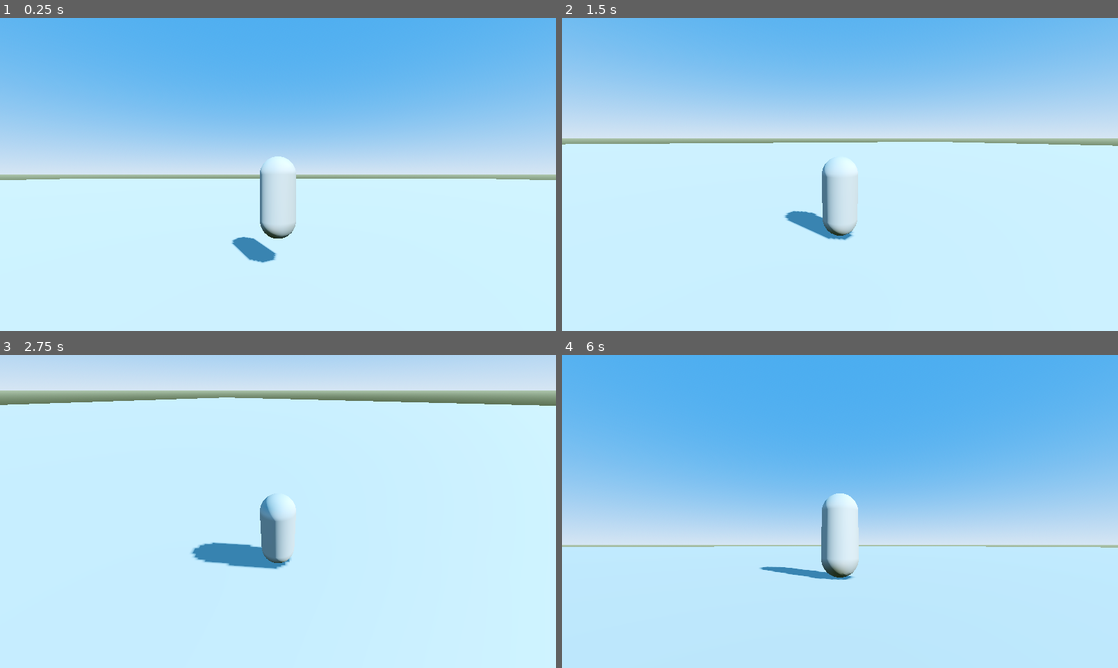
Above: before the commit, frames 1-4 (two rows, left to right).
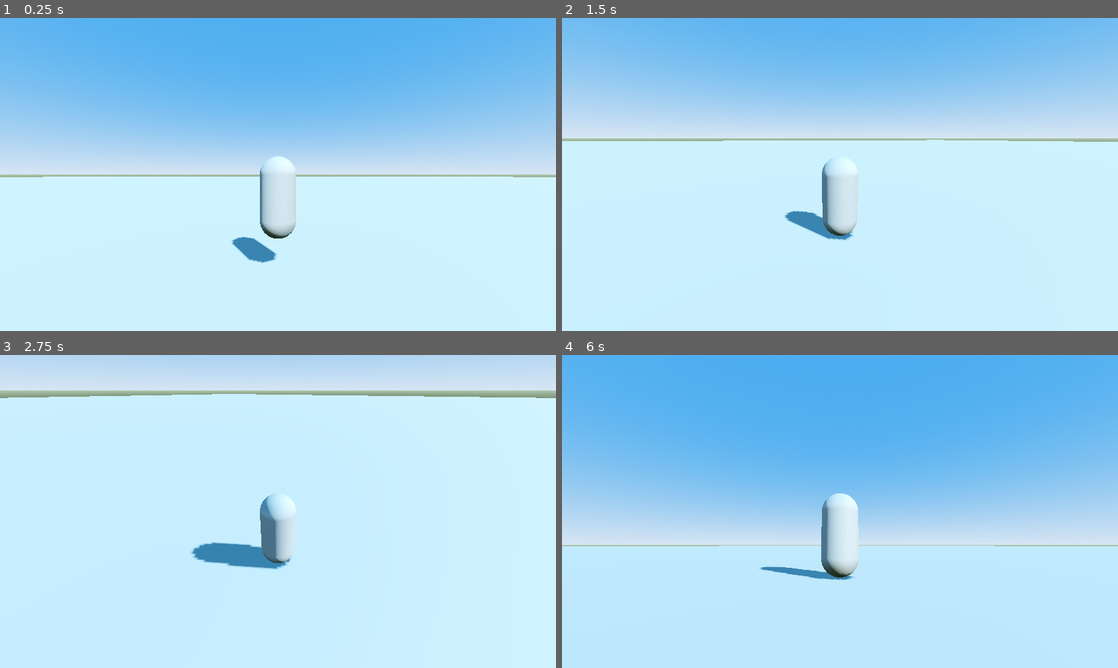
Above: after the commit, the same moments.

Repository: sudohlaingwin/gta-open-world
Game: Godot game, scene res://scenes/world.tscn
The game is run twice, just before and just after one commit, with the same random seed, the same clock (stepped at 60 frames per second) and the same inputs.
Inputs (mouse positions are in pixels of both pictures, inside the frame that each line leads up to):
- Up to frame 1 (0.25 s): no input
- Up to frame 2 (1.5 s): move the mouse to (962, 158) at 0.52 s; hold Right (ui_right) 0.53-1.25 s; click (962, 158) at 0.67 s; tap Enter at 1.25 s; drag from (728, 190) to (812, 237) at 1.27 s
- Up to frame 3 (2.75 s): tap Space at 2 s; move the mouse to (333, 442) at 2.02 s; hold Right (ui_right) from 2.03 s (still down)
- Up to frame 4 (6 s): release Right (ui_right) at 2.75 s; drag from (812, 574) to (673, 464) at 2.77 s; tap Enter at 3.5, 5 s; move the mouse to (1006, 558) at 3.52 s; hold Left (ui_left) 3.53-4.25 s; tap Space at 4.25, 5.75 s; drag from (673, 464) to (756, 433) at 4.27 s; move the mouse to (867, 511) at 5.02 s; hold Down (ui_down) 5.03-5.75 s; click (867, 511) at 5.17 s; drag from (756, 433) to (728, 527) at 5.77 s

The runs differ from the first frame. In frame 1, 0.7% of the frame differs, in the area x 0-100%, y 50-52%; in frame 2, 0.8%; in frame 3, 1.8%, in the area x 0-100%, y 12-17%; in frame 4, 0.2%.

Commit message:
Implement Slice 2: Rideable Cow & Traditional Bullock Cart interaction & driving system, Vehicle Controller base, and Mobile Action UI

Diff:
--- /dev/null
+++ b/scenes/bullock_cart.tscn
@@ -0,0 +1,55 @@
+[gd_scene load_steps=7 format=3]
+
+[ext_resource type="Script" path="res://scripts/mount_controller.gd" id="1_cart"]
+
+[sub_resource type="BoxShape3D" id="BoxShape3D_cart"]
+size = Vector3(2.0, 1.6, 3.8)
+
+[sub_resource type="BoxMesh" id="BoxMesh_cart_body"]
+size = Vector3(1.8, 0.8, 2.8)
+
+[sub_resource type="StandardMaterial3D" id="StandardMaterial3D_wood"]
+albedo_color = Color(0.45, 0.28, 0.14, 1) # Teak wood color for traditional cart
+
+[sub_resource type="CylinderMesh" id="CylinderMesh_wheel"]
+top_radius = 0.8
+bottom_radius = 0.8
+height = 0.15
+
+[sub_resource type="SphereShape3D" id="SphereShape3D_cart_interact"]
+radius = 3.2
+
+[node name="BullockCart" type="CharacterBody3D"]
+script = ExtResource("1_cart")
+mount_type = 1
+walk_speed = 3.5
+trot_speed = 6.0
+
+[node name="CollisionShape3D" type="CollisionShape3D" parent="."]
+transform = Transform3D(1, 0, 0, 0, 1, 0, 0, 0, 1, 0, 0.8, 0)
+shape = SubResource("BoxShape3D_cart")
+
+[node name="VisualMesh" type="Node3D" parent="."]
+
+[node name="CartBody" type="MeshInstance3D" parent="VisualMesh"]
+transform = Transform3D(1, 0, 0, 0, 1, 0, 0, 0, 1, 0, 0.8, 0)
+mesh = SubResource("BoxMesh_cart_body")
+surface_material_override/0 = SubResource("StandardMaterial3D_wood")
+
+[node name="WheelLeft" type="MeshInstance3D" parent="VisualMesh"]
+transform = Transform3D(0, 0, 1, 0, 1, 0, -1, 0, 0, 1.0, 0.8, 0)
+mesh = SubResource("CylinderMesh_wheel")
+surface_material_override/0 = SubResource("StandardMaterial3D_wood")
+
+[node name="WheelRight" type="MeshInstance3D" parent="VisualMesh"]
+transform = Transform3D(0, 0, 1, 0, 1, 0, -1, 0, 0, -1.0, 0.8, 0)
+mesh = SubResource("CylinderMesh_wheel")
+surface_material_override/0 = SubResource("StandardMaterial3D_wood")
+
+[node name="SaddlePoint" type="Marker3D" parent="."]
+transform = Transform3D(1, 0, 0, 0, 1, 0, 0, 0, 1, 0, 1.3, -0.4)
+
+[node name="InteractionArea" type="Area3D" parent="."]
+
+[node name="CollisionShape3D" type="CollisionShape3D" parent="InteractionArea"]
+shape = SubResource("SphereShape3D_cart_interact")
--- /dev/null
+++ b/scenes/rideable_cow.tscn
@@ -0,0 +1,38 @@
+[gd_scene load_steps=6 format=3]
+
+[ext_resource type="Script" path="res://scripts/mount_controller.gd" id="1_mount"]
+
+[sub_resource type="BoxShape3D" id="BoxShape3D_cow"]
+size = Vector3(1.2, 1.4, 2.2)
+
+[sub_resource type="BoxMesh" id="BoxMesh_cow_body"]
+size = Vector3(1.0, 1.2, 2.0)
+
+[sub_resource type="StandardMaterial3D" id="StandardMaterial3D_cow"]
+albedo_color = Color(0.85, 0.78, 0.65, 1) # Authentic Myanmar cattle light brownish/white coat
+
+[sub_resource type="SphereShape3D" id="SphereShape3D_interact"]
+radius = 2.5
+
+[node name="RideableCow" type="CharacterBody3D"]
+script = ExtResource("1_mount")
+mount_type = 0
+
+[node name="CollisionShape3D" type="CollisionShape3D" parent="."]
+transform = Transform3D(1, 0, 0, 0, 1, 0, 0, 0, 1, 0, 0.7, 0)
+shape = SubResource("BoxShape3D_cow")
+
+[node name="VisualMesh" type="Node3D" parent="."]
+
+[node name="BodyMesh" type="MeshInstance3D" parent="VisualMesh"]
+transform = Transform3D(1, 0, 0, 0, 1, 0, 0, 0, 1, 0, 0.7, 0)
+mesh = SubResource("BoxMesh_cow_body")
+surface_material_override/0 = SubResource("StandardMaterial3D_cow")
+
+[node name="SaddlePoint" type="Marker3D" parent="."]
+transform = Transform3D(1, 0, 0, 0, 1, 0, 0, 0, 1, 0, 1.4, 0)
+
+[node name="InteractionArea" type="Area3D" parent="."]
+
+[node name="CollisionShape3D" type="CollisionShape3D" parent="InteractionArea"]
+shape = SubResource("SphereShape3D_interact")
--- a/scenes/world.tscn
+++ b/scenes/world.tscn
@@ -1,7 +1,9 @@
-[gd_scene load_steps=7 format=3]
+[gd_scene load_steps=9 format=3]
 
 [ext_resource type="PackedScene" path="res://scenes/player.tscn" id="1_player_scn"]
 [ext_resource type="Script" path="res://scripts/day_night_cycle.gd" id="2_day_night"]
+[ext_resource type="PackedScene" path="res://scenes/rideable_cow.tscn" id="3_cow_scn"]
+[ext_resource type="PackedScene" path="res://scenes/bullock_cart.tscn" id="4_cart_scn"]
 
 [sub_resource type="ProceduralSkyMaterial" id="ProceduralSkyMaterial_1"]
 sky_top_color = Color(0.24, 0.54, 0.88, 1)
@@ -20,10 +22,10 @@
 glow_enabled = true
 
 [sub_resource type="BoxShape3D" id="BoxShape3D_ground"]
-size = Vector3(200, 1, 200)
+size = Vector3(400, 1, 400)
 
 [sub_resource type="PlaneMesh" id="PlaneMesh_ground"]
-size = Vector2(200, 200)
+size = Vector2(400, 400)
 
 [node name="World" type="Node3D"]
 
@@ -48,3 +50,9 @@
 
 [node name="Player" parent="." instance=ExtResource("1_player_scn")]
 transform = Transform3D(1, 0, 0, 0, 1, 0, 0, 0, 1, 0, 1, 0)
+
+[node name="RideableCow" parent="." instance=ExtResource("3_cow_scn")]
+transform = Transform3D(1, 0, 0, 0, 1, 0, 0, 0, 1, 4, 0, 3)
+
+[node name="BullockCart" parent="." instance=ExtResource("4_cart_scn")]
+transform = Transform3D(1, 0, 0, 0, 1, 0, 0, 0, 1, -6, 0, 4)
--- /dev/null
+++ b/scripts/mobile_touch_ui.gd
@@ -0,0 +1,39 @@
+extends Control
+
+# Mobile Touch UI for Actions (Ride / Drive / Jump / Sprint)
+@onready var interact_btn: Button = $InteractBtn
+@onready var jump_btn: Button = $JumpBtn
+@onready var sprint_btn: Button = $SprintBtn
+@onready var virtual_joystick: Control = $VirtualJoystick
+
+var player: Node3D = null
+
+func setup(target_player: Node3D) -> void:
+	player = target_player
+	if virtual_joystick:
+		virtual_joystick.joystick_moved.connect(_on_joystick_moved)
+		virtual_joystick.joystick_released.connect(_on_joystick_released)
+
+	if interact_btn:
+		interact_btn.pressed.connect(_on_interact_pressed)
+	if jump_btn:
+		jump_btn.pressed.connect(_on_jump_pressed)
+	if sprint_btn:
+		sprint_btn.button_down.connect(func(): if player: player.set_sprint(true))
+		sprint_btn.button_up.connect(func(): if player: player.set_sprint(false))
+
+func _on_joystick_moved(vec: Vector2) -> void:
+	if player:
+		player.touch_input_vector = vec
+
+func _on_joystick_released() -> void:
+	if player:
+		player.touch_input_vector = Vector2.ZERO
+
+func _on_interact_pressed() -> void:
+	if player and player.has_method("interact"):
+		player.interact()
+
+func _on_jump_pressed() -> void:
+	if player and player.has_method("jump"):
+		player.jump()
--- /dev/null
+++ b/scripts/mount_controller.gd
@@ -0,0 +1,103 @@
+extends CharacterBody3D
+
+# --- Rideable Mount & Bullock Cart System (မြန်မာ့ရိုးရာ လှည်းနှင့်နွား စနစ်) ---
+
+enum MountType { COW, BULLOCK_CART, HORSE }
+@export var mount_type: MountType = MountType.COW
+
+@export var walk_speed: float = 4.0
+@export var trot_speed: float = 7.0
+@export var turn_speed: float = 3.5
+
+var current_rider: Node3D = null
+var is_mounted: bool = false
+var gravity: float = ProjectSettings.get_setting("physics/3d/default_gravity")
+
+@onready var saddle_point: Marker3D = $SaddlePoint
+@onready var visual_mesh: Node3D = $VisualMesh
+@onready var interaction_area: Area3D = $InteractionArea
+
+signal mount_entered(rider)
+signal mount_exited()
+
+func _ready() -> void:
+	if interaction_area:
+		interaction_area.body_entered.connect(_on_interaction_area_entered)
+		interaction_area.body_exited.connect(_on_interaction_area_exited)
+
+func _physics_process(delta: float) -> void:
+	if not is_on_floor():
+		velocity.y -= gravity * delta
+
+	if is_mounted and current_rider:
+		# Process rider driving inputs
+		var input_dir: Vector2 = Input.get_vector("ui_left", "ui_right", "ui_up", "ui_down")
+
+		# If rider has touch input
+		if current_rider.get("touch_input_vector") != null and current_rider.touch_input_vector != Vector2.ZERO:
+			input_dir = current_rider.touch_input_vector
+
+		# Steering rotation
+		if abs(input_dir.x) > 0.1:
+			rotate_y(-input_dir.x * turn_speed * delta)
+
+		# Forward / Backward movement
+		var forward = -global_transform.basis.z
+		forward.y = 0.0
+		forward = forward.normalized()
+
+		var speed = trot_speed if Input.is_action_pressed("sprint") else walk_speed
+		if input_dir.y < -0.1: # Forward
+			velocity.x = forward.x * speed
+			velocity.z = forward.z * speed
+		elif input_dir.y > 0.1: # Backward / Reverse
+			velocity.x = -forward.x * (speed * 0.5)
+			velocity.z = -forward.z * (speed * 0.5)
+		else:
+			velocity.x = move_toward(velocity.x, 0, speed)
+			velocity.z = move_toward(velocity.z, 0, speed)
+
+		move_and_slide()
+	else:
+		# Natural deceleration when no rider
+		velocity.x = move_toward(velocity.x, 0, 2.0)
+		velocity.z = move_toward(velocity.z, 0, 2.0)
+		move_and_slide()
+
+func mount(rider: Node3D) -> void:
+	if is_mounted:
+		return
+	is_mounted = true
+	current_rider = rider
+
+	# Attach rider to saddle position
+	rider.reparent(saddle_point)
+	rider.position = Vector3.ZERO
+	rider.rotation = Vector3.ZERO
+	if rider.has_method("set_mounted_state"):
+		rider.set_mounted_state(true, self)
+	mount_entered.emit(rider)
+
+func dismount() -> void:
+	if not is_mounted or not current_rider:
+		return
+
+	var rider = current_rider
+	is_mounted = false
+	current_rider = null
+
+	# Detach rider back to world space beside mount
+	var dismount_pos = global_position + (global_transform.basis.x * 1.5)
+	rider.reparent(get_parent())
+	rider.global_position = dismount_pos
+	if rider.has_method("set_mounted_state"):
+		rider.set_mounted_state(false, null)
+	mount_exited.emit()
+
+func _on_interaction_area_entered(body: Node3D) -> void:
+	if body.is_in_group("player") and body.has_method("set_interactable_mount"):
+		body.set_interactable_mount(self)
+
+func _on_interaction_area_exited(body: Node3D) -> void:
+	if body.is_in_group("player") and body.has_method("set_interactable_mount"):
+		body.set_interactable_mount(null)
--- a/scripts/player.gd
+++ b/scripts/player.gd
@@ -6,27 +6,40 @@
 @export var jump_velocity: float = 4.8
 @export var rotation_speed: float = 12.0
 
-# --- Gravity & Physics ---
+# --- State Management ---
+enum State { ON_FOOT, RIDING_MOUNT, DRIVING_VEHICLE }
+var current_state: State = State.ON_FOOT
+
+var active_mount: Node3D = null
+var nearby_mount: Node3D = null
+
+var active_vehicle: Node3D = null
+var nearby_vehicle: Node3D = null
+
 var gravity: float = ProjectSettings.get_setting("physics/3d/default_gravity")
 var is_sprinting: bool = false
-
-# --- Mobile Touch Controls Support ---
 var touch_input_vector: Vector2 = Vector2.ZERO
 
 @onready var visual_mesh: Node3D = $VisualMesh
+@onready var collision_shape: CollisionShape3D = $CollisionShape3D
 @onready var camera_pivot: Node3D = $CameraPivot
 
+func _ready() -> void:
+	add_to_group("player")
+
 func _physics_process(delta: float) -> void:
-	# Apply gravity
+	if current_state != State.ON_FOOT:
+		# When riding a mount or driving, movement is handled by the mount/vehicle
+		return
+
 	if not is_on_floor():
 		velocity.y -= gravity * delta
 
-	# Gather input direction from keyboard or mobile touch joystick
+	# Direction input
 	var input_dir: Vector2 = Input.get_vector("ui_left", "ui_right", "ui_up", "ui_down")
 	if touch_input_vector != Vector2.ZERO:
 		input_dir = touch_input_vector
 
-	# Calculate movement direction relative to camera angle
 	var camera_basis = camera_pivot.global_transform.basis
 	var forward = -camera_basis.z
 	var right = camera_basis.x
@@ -41,8 +54,6 @@
 	if direction.length() > 0.05:
 		velocity.x = direction.x * current_speed
 		velocity.z = direction.z * current_speed
-
-		# Smooth character rotation facing moving direction
 		var target_angle = atan2(direction.x, direction.z)
 		visual_mesh.rotation.y = lerp_angle(visual_mesh.rotation.y, target_angle, rotation_speed * delta)
 	else:
@@ -51,8 +62,46 @@
 
 	move_and_slide()
 
+# --- Mount & Vehicle Interactions ---
+
+func interact() -> void:
+	if current_state == State.RIDING_MOUNT and active_mount:
+		active_mount.dismount()
+	elif current_state == State.DRIVING_VEHICLE and active_vehicle:
+		active_vehicle.exit_vehicle()
+	elif nearby_mount:
+		nearby_mount.mount(self)
+	elif nearby_vehicle:
+		nearby_vehicle.enter_vehicle(self)
+
+func set_mounted_state(mounted: bool, mount_node: Node3D) -> void:
+	if mounted:
+		current_state = State.RIDING_MOUNT
+		active_mount = mount_node
+		collision_shape.disabled = true
+	else:
+		current_state = State.ON_FOOT
+		active_mount = null
+		collision_shape.disabled = false
+
+func set_driving_state(driving: bool, vehicle_node: Node3D) -> void:
+	if driving:
+		current_state = State.DRIVING_VEHICLE
+		active_vehicle = vehicle_node
+		collision_shape.disabled = true
+	else:
+		current_state = State.ON_FOOT
+		active_vehicle = null
+		collision_shape.disabled = false
+
+func set_interactable_mount(mount_node: Node3D) -> void:
+	nearby_mount = mount_node
+
+func set_interactable_vehicle(vehicle_node: Node3D) -> void:
+	nearby_vehicle = vehicle_node
+
 func jump() -> void:
-	if is_on_floor():
+	if current_state == State.ON_FOOT and is_on_floor():
 		velocity.y = jump_velocity
 
 func set_sprint(sprint: bool) -> void:
--- /dev/null
+++ b/scripts/vehicle_controller.gd
@@ -0,0 +1,81 @@
+extends VehicleBody3D
+
+# --- Vehicle Driving System (ကား / ဆိုင်ကယ် မောင်းနှင်သည့် စနစ်) ---
+
+@export var max_engine_force: float = 350.0
+@export var max_brake_force: float = 25.0
+@export var max_steer_angle: float = 0.5
+
+var current_driver: Node3D = null
+var is_driven: bool = false
+
+@onready var driver_seat: Marker3D = $DriverSeat
+@onready var interaction_area: Area3D = $InteractionArea
+
+signal driver_entered(driver)
+signal driver_exited()
+
+func _ready() -> void:
+	if interaction_area:
+		interaction_area.body_entered.connect(_on_interaction_area_entered)
+		interaction_area.body_exited.connect(_on_interaction_area_exited)
+
+func _physics_process(delta: float) -> void:
+	if is_driven and current_driver:
+		var input_dir: Vector2 = Input.get_vector("ui_left", "ui_right", "ui_up", "ui_down")
+		if current_driver.get("touch_input_vector") != null and current_driver.touch_input_vector != Vector2.ZERO:
+			input_dir = current_driver.touch_input_vector
+
+		# Steering
+		steering = move_toward(steering, -input_dir.x * max_steer_angle, delta * 2.5)
+
+		# Acceleration and Brake
+		if input_dir.y < -0.1: # Forward
+			engine_force = -input_dir.y * max_engine_force
+			brake = 0.0
+		elif input_dir.y > 0.1: # Reverse / Brake
+			if linear_velocity.dot(-global_transform.basis.z) > 0.5:
+				brake = input_dir.y * max_brake_force
+				engine_force = 0.0
+			else:
+				brake = 0.0
+				engine_force = -input_dir.y * (max_engine_force * 0.5)
+		else:
+			engine_force = 0.0
+			brake = 2.0
+	else:
+		engine_force = 0.0
+		brake = 5.0
+
+func enter_vehicle(driver: Node3D) -> void:
+	if is_driven:
+		return
+	is_driven = true
+	current_driver = driver
+	driver.reparent(driver_seat)
+	driver.position = Vector3.ZERO
+	driver.rotation = Vector3.ZERO
+	if driver.has_method("set_driving_state"):
+		driver.set_driving_state(true, self)
+	driver_entered.emit(driver)
+
+func exit_vehicle() -> void:
+	if not is_driven or not current_driver:
+		return
+	var driver = current_driver
+	is_driven = false
+	current_driver = null
+	var exit_pos = global_position + (global_transform.basis.x * 2.0)
+	driver.reparent(get_parent())
+	driver.global_position = exit_pos
+	if driver.has_method("set_driving_state"):
+		driver.set_driving_state(false, null)
+	driver_exited.emit()
+
+func _on_interaction_area_entered(body: Node3D) -> void:
+	if body.is_in_group("player") and body.has_method("set_interactable_vehicle"):
+		body.set_interactable_vehicle(self)
+
+func _on_interaction_area_exited(body: Node3D) -> void:
+	if body.is_in_group("player") and body.has_method("set_interactable_vehicle"):
+		body.set_interactable_vehicle(null)
